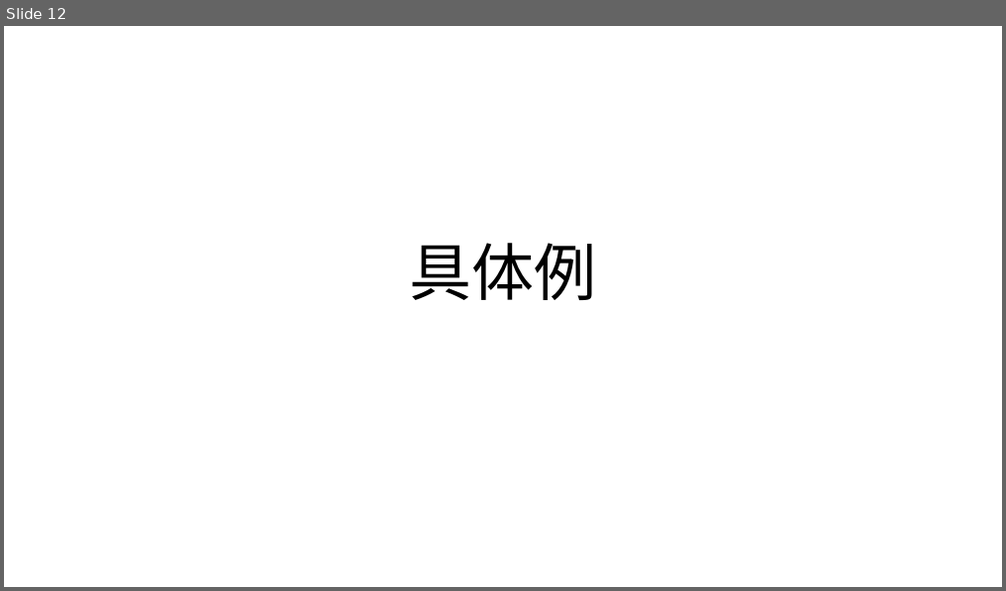
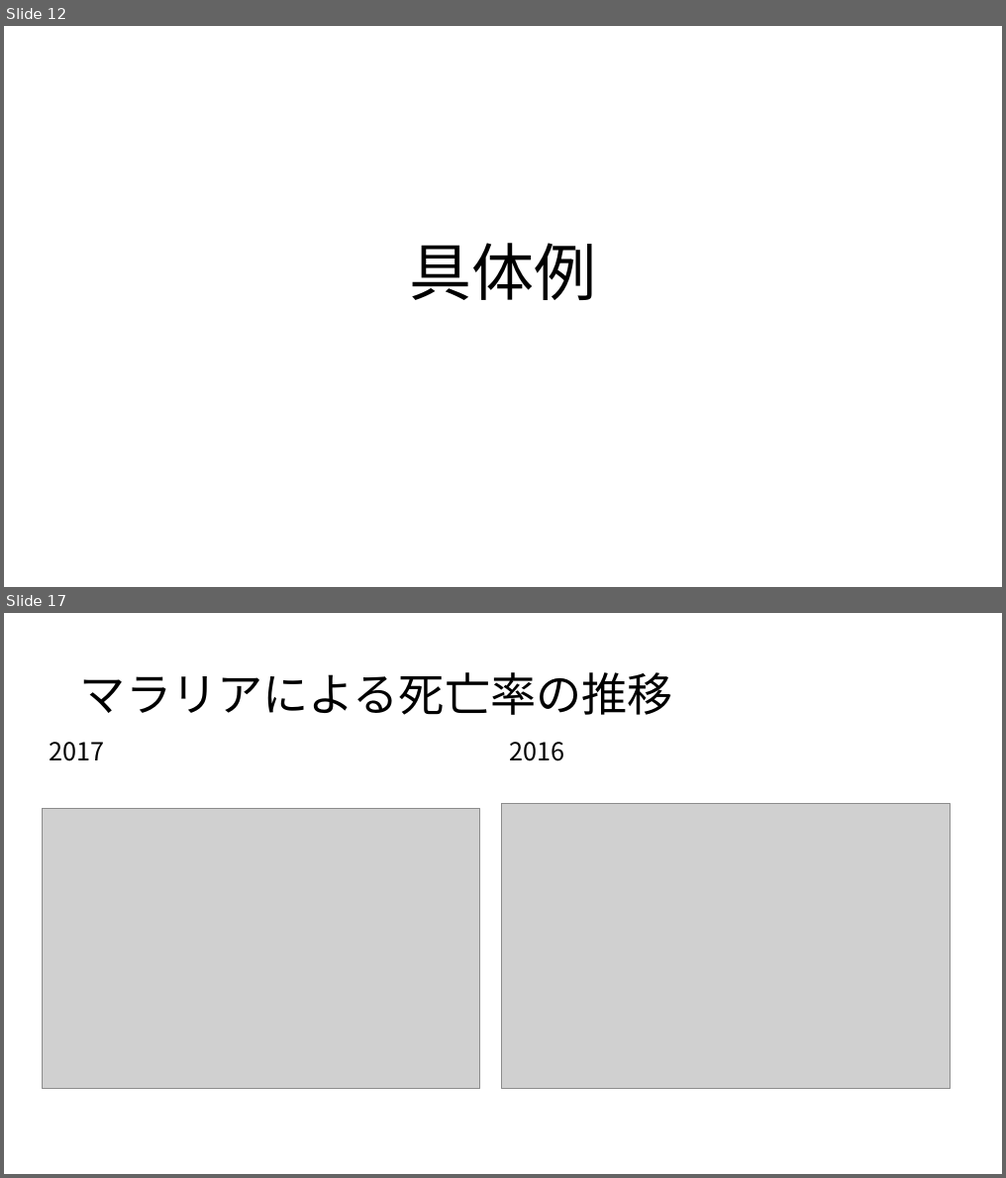
Before and after one commit to erevest-cobalt/3pro, a slide deck: 統計データの可視化.pptx. Shown one above the other, each under a label of ours: slide 12 before the commit, slides 12 and 17 after it; the slides between them are not shown. The pictures are 1006x591 and 1006x1178 pixels, drawn with LibreOffice and Linux fonts; fonts in the diff are those of the drawing; grey boxes stand for pictures. Boxes give left, top, right and bottom in pixels: in the first picture for what was removed or moved away, otherwise in the second. Text is boxed around its words. In the diff, an @@ line names an element or a change of style, - is before the commit and + after.

```diff
--- a/統計データの可視化.pptx
+++ b/統計データの可視化.pptx
@@ slide 17 added at bbox=[4, 613, 1002, 1174], background #FFFFFF @@
@@ title added at bbox=[80, 672, 673, 715], 44 pt, text #000000 @@
+マラリアによる死亡率の推移
@@ text added at bbox=[50, 742, 105, 761], 24 pt, text #000000 @@
+2017
@@ text added at bbox=[509, 742, 564, 761], 24 pt, text #000000 @@
+2016
@@ picture added at bbox=[43, 808, 479, 1089] @@
@@ picture added at bbox=[502, 804, 949, 1089] @@
```
Also in this commit, not shown: 11 other slides added, 1 other file.
